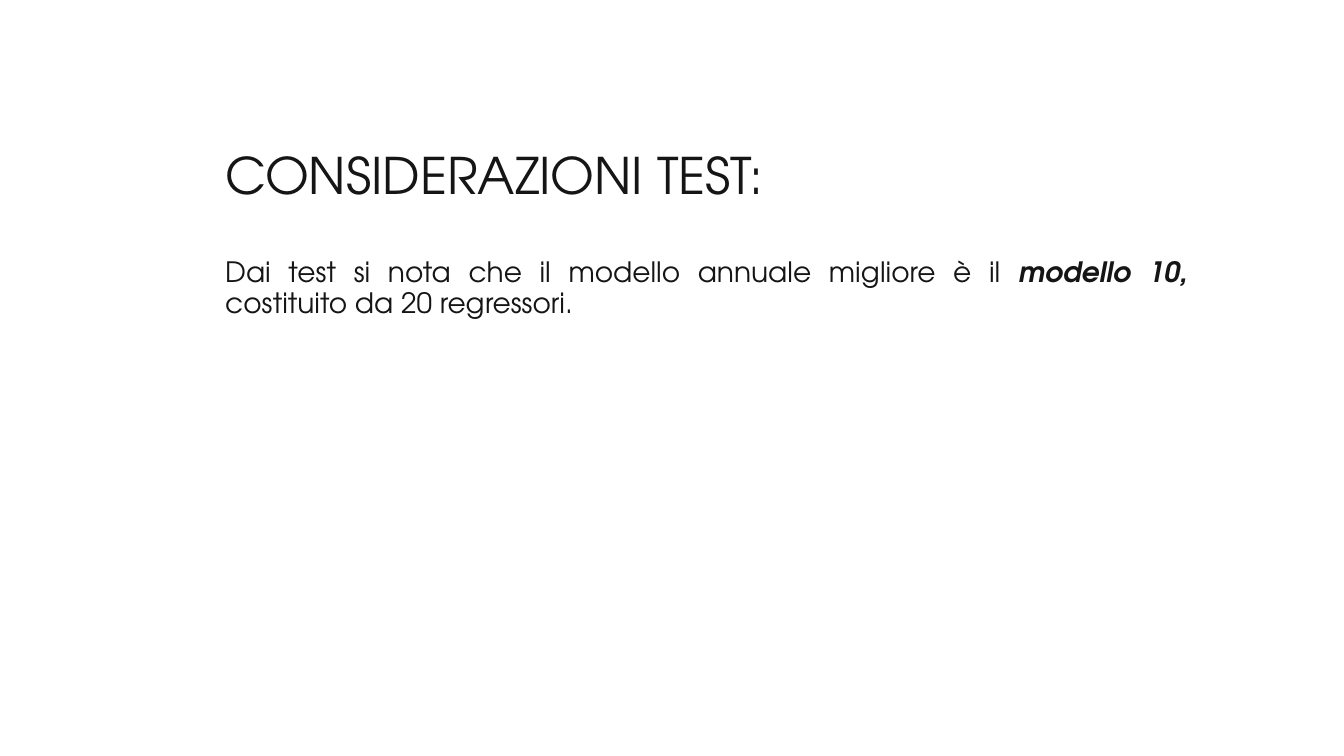
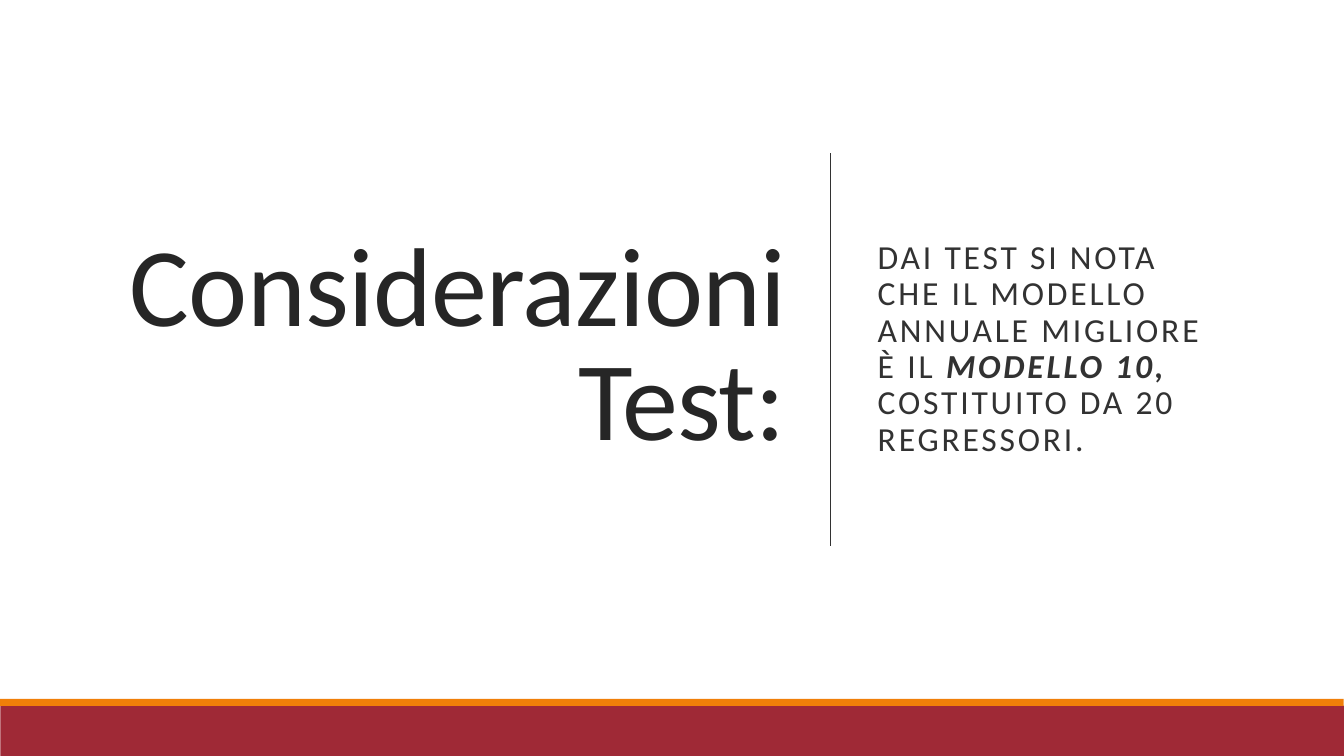
Before and after one commit to r1cky0/Italian-energy-consumption-prediction, a slide deck: slide 11 of presentazione_imad.pptx. Drawn at 1344x756 pixels with LibreOffice and Linux fonts; fonts in the diff are those of the drawing; background and template pictures are left out. Boxes give left, top, right and bottom in pixels: in the first picture for what was removed or moved away, otherwise in the second. Text is boxed around its words. In the diff, an @@ line names an element or a change of style, - is before the commit and + after.

```diff
--- a/presentazione_imad.pptx
+++ b/presentazione_imad.pptx
@@ rectangle added at <box>0,0,1344,756</box>, fill #FFFFFF @@
@@ title "Considerazioni Test:" at <box>130,248,786,441</box>: vertical alignment bottom to middle @@
@@ text "DAI TEST SI NOTA CHE ..." at <box>878,247,1198,452</box>: vertical alignment top to middle @@
@@ line added from (831, 153) to (831, 545), #323232 1 pt @@
@@ title at <box>130,248,786,441</box>: text changed; size 36 to 80 pt; font TeX Gyre Adventor to Calibri; text colour #151515 to #262626 @@
-CONSIDERAZIONI TEST:
+Considerazioni Test:
@@ text at <box>878,247,1198,452</box>: text changed; size 20 to 24 pt; font TeX Gyre Adventor to Calibri; text colour #151515 to #323232 @@
-Dai test si nota che il modello annuale migliore è il modello 10, costituito da 20 regressori.
+DAI TEST SI NOTA CHE IL MODELLO ANNUALE MIGLIORE È IL MODELLO 10, COSTITUITO DA 20 REGRESSORI.
@@ rectangle added at <box>0,706,1344,756</box>, fill #9F2936 @@
@@ rectangle added at <box>0,699,1344,706</box>, fill #F07F09 @@
```
Also in this commit, not shown: 17 other slides changed, 1 slide added, 1 slide removed, 1 other file.
